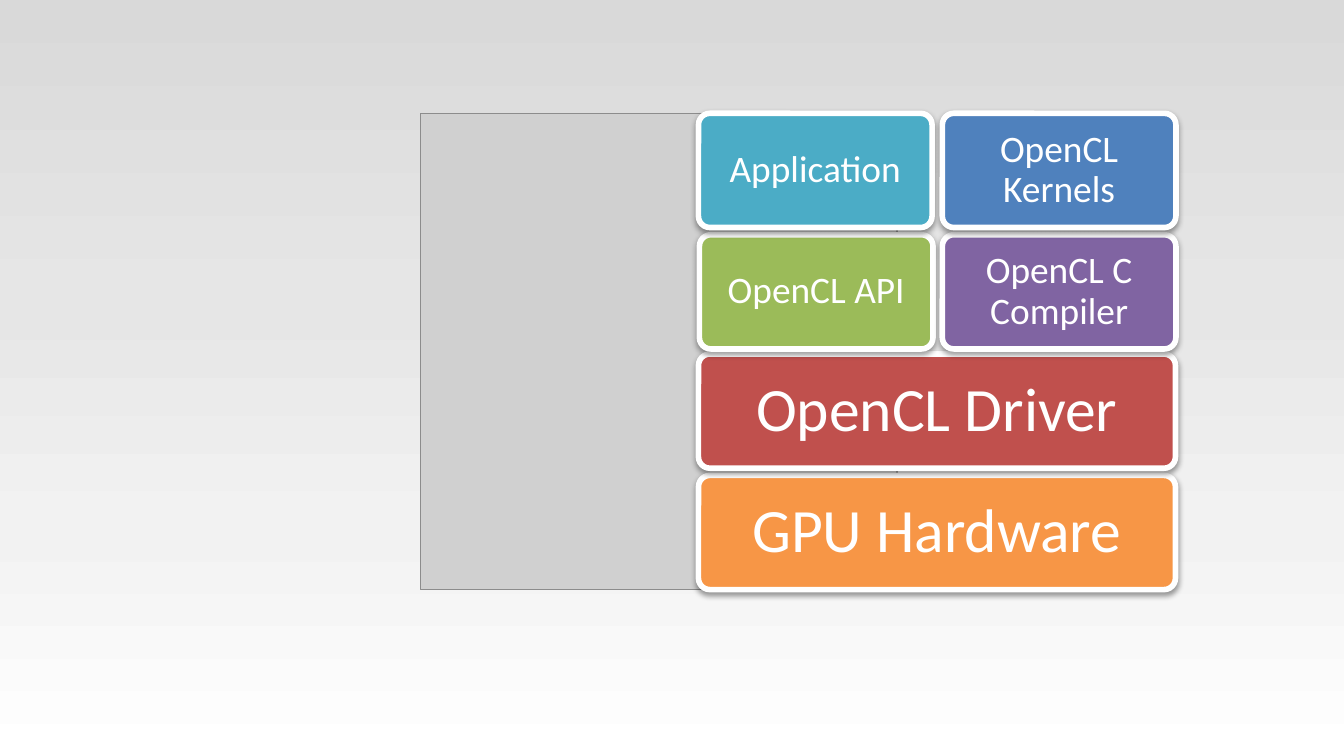
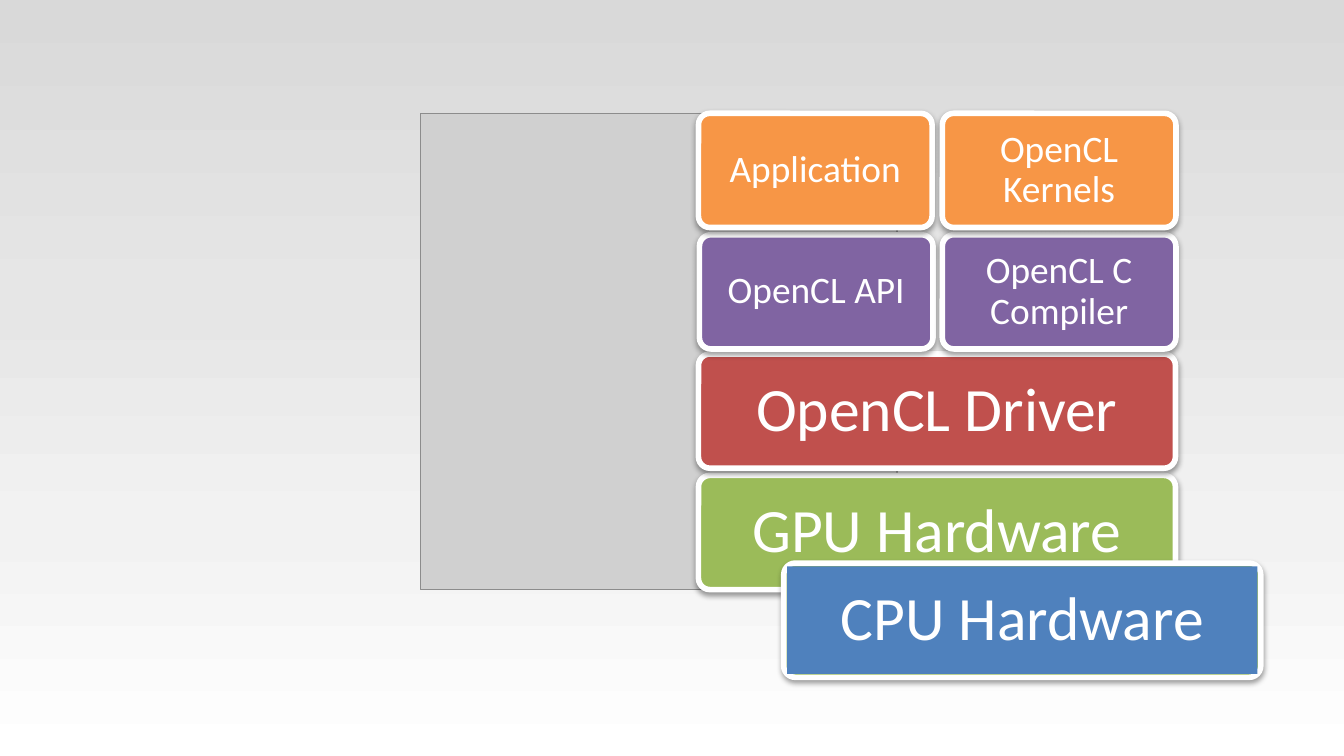
Before and after one commit to bernhardmgruber/bachelor_thesis, a slide deck: slide 4 of presentations/BAS_1/OpenCL.pptx. Drawn at 1344x756 pixels with LibreOffice and Linux fonts; fonts in the diff are those of the drawing; grey boxes stand for pictures. Boxes give left, top, right and bottom in pixels: in the first picture for what was removed or moved away, otherwise in the second. Text is boxed around its words. In the diff, an @@ line names an element or a change of style, - is before the commit and + after.

```diff
--- a/presentations/BAS_1/OpenCL.pptx
+++ b/presentations/BAS_1/OpenCL.pptx
@@ rounded rectangle at [699, 113, 933, 227]: fill #4BACC6 to #F79646 @@
@@ rounded rectangle at [942, 113, 1176, 227]: fill #4F81BD to #F79646 @@
@@ rounded rectangle at [699, 235, 933, 349]: fill #9BBB59 to #8064A2 @@
@@ rounded rectangle at [699, 476, 1176, 590]: fill #F79646 to #9BBB59 @@
@@ rounded rectangle added at [784, 563, 1261, 677], fill #9BBB59, outline #FFFFFF 3 pt @@
@@ rectangle added at [788, 567, 1258, 675], fill #4F81BD, 33 pt, text #FFFFFF @@
+CPU Hardware
```
Also in this commit, not shown: 1 other slide changed.
